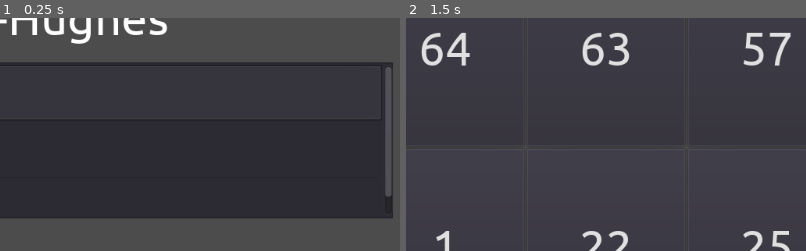
Above: before the commit, frames 1-2 (left to right).
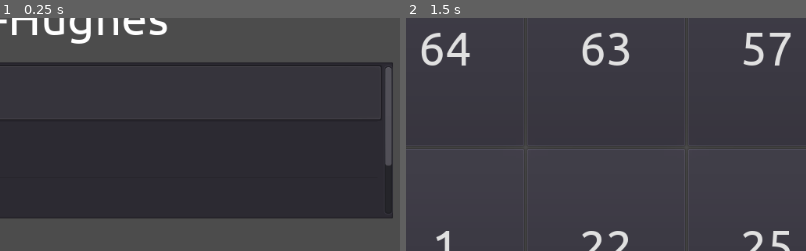
Above: after the commit, the same moments.

Repository: liamgh/NumberWall
Game: Godot game, scene res://Start.tscn
Two runs of this game, one before a commit and one after it. Both use one fixed random seed, a clock stepped at 60 frames per second and the inputs below.
Inputs:
- Up to frame 1 (0.25 s): no input
- Up to frame 2 (1.5 s): click "Start" at 0.5 s; click "58" at 1.25 s
The pictures show only the part of the screen within x 45-95%, y 30-80%; the shares and areas given below are measured in that part.

The runs differ from the first frame. In frame 1, 0.2% of the frame differs, in the area x 96-98%, y 63-77%; in frame 2, nothing differs.

Commit message:
Added Swedish

Diff:
--- a/Start.gd
+++ b/Start.gd
@@ -8,6 +8,7 @@
 	addLanguageToMenu("es-es", "Spanish")
 	addLanguageToMenu("dk-dk", "Danish")
 	addLanguageToMenu("en-gb", "English")
+	addLanguageToMenu("sv-se", "Swedish")
 	pickLanguageSelect.select(0)
 	startBtn.disabled = false
 
--- a/Words/data-dk-dk.tres
+++ b/Words/data-dk-dk.tres
@@ -1,7 +1,7 @@
 [gd_resource type="Resource" load_steps=2 format=2]
 
 [sub_resource type="GDScript" id=1]
-script/source = "# Spanish numbers
+script/source = "# Danish numbers
 
 extends Resource
 
--- /dev/null
+++ b/Words/data-sv-se.tres
@@ -0,0 +1,117 @@
+[gd_resource type="Resource" load_steps=2 format=2]
+
+[sub_resource type="GDScript" id=1]
+script/source = "# Swedish numbers
+
+extends Resource
+
+func get_cardinal(number):
+	return cardinal[number]
+
+var cardinal = {
+   0: \"noll\",
+   1: \"ett\",
+   2: \"två\",
+   3: \"tre\",
+   4: \"fyra\",
+   5: \"fem\",
+   6: \"sex\",
+   7: \"sju\",
+   8: \"åtta\",
+   9: \"nio\",
+   10: \"tio\",
+   11: \"elva\",
+   12: \"tolv\",
+   13: \"tretton\",
+   14: \"fjorton\",
+   15: \"femton\",
+   16: \"sexton\",
+   17: \"sjutton\",
+   18: \"arton \",
+   19: \"arton\",
+   20: \"nitton\",
+   21: \"tjugoett\",
+   22: \"tjugotvå\",
+   23: \"tjugotre\",
+   24: \"tjugofyra\",
+   25: \"tjugofem\",
+   26: \"tjugosex\",
+   27: \"tjugosju\",
+   28: \"tjugoåtta\",
+   29: \"tjugonio\",
+   30: \"trettio\",
+   31: \"trettioett\",
+   32: \"trettiotvå\",
+   33: \"trettiotre\",
+   34: \"trettiofyra\",
+   35: \"trettiofem\",
+   36: \"trettiosex\",
+   37: \"trettiosju\",
+   38: \"trettioåtta\",
+   39: \"trettionio\",
+   40: \"fyrtio\",
+   41: \"fyrtioett\",
+   42: \"fyrtiotvå\",
+   43: \"fyrtiotre\",
+   44: \"fyrtiofyra\",
+   45: \"fyrtiofem\",
+   46: \"fyrtiosex\",
+   47: \"fyrtiosju\",
+   48: \"fyrtioåtta\",
+   49: \"fyrtionio\",
+   50: \"femtio\",
+   51: \"femtioett\",
+   52: \"femtiotvå\",
+   53: \"femtiotre\",
+   54: \"femtiofyra\",
+   55: \"femtiofem\",
+   56: \"femtiosex\",
+   57: \"femtiosju\",
+   58: \"femtioåtta\",
+   59: \"femtionio\",
+   60: \"sextio\",
+   61: \"sextioett\",
+   62: \"sextiotvå\",
+   63: \"sextiotre\",
+   64: \"sextiofyra\",
+   65: \"sextiofem\",
+   66: \"sextiosex\",
+   67: \"sextiosju\",
+   68: \"sextioåtta\",
+   69: \"sextionio\",
+   70: \"sjuttio\",
+   71: \"sjuttioett\",
+   72: \"sjuttiotvå\",
+   73: \"sjuttiotre\",
+   74: \"sjuttiofyra\",
+   75: \"sjuttiofem\",
+   76: \"sjuttiosex\",
+   77: \"sjuttiosju\",
+   78: \"sjuttioåtta\",
+   79: \"sjuttionio\",
+   80: \"åttio\",
+   81: \"åttioett\",
+   82: \"åttiotvå\",
+   83: \"åttiotre\",
+   84: \"åttiofyra\",
+   85: \"åttiofem\",
+   86: \"åttiosex\",
+   87: \"åttiosju\",
+   88: \"åttioåtta\",
+   89: \"åttionio\",
+   90: \"nittio\",
+   91: \"nittioett\",
+   92: \"nittiotvå\",
+   93: \"nittiotre\",
+   94: \"nittiofyra\",
+   95: \"nittiofem\",
+   96: \"nittiosex\",
+   97: \"nittiosju\",
+   98: \"nittioåtta\",
+   99: \"nittionio\",
+   100: \"ett hundra\"
+}
+"
+
+[resource]
+script = SubResource( 1 )
